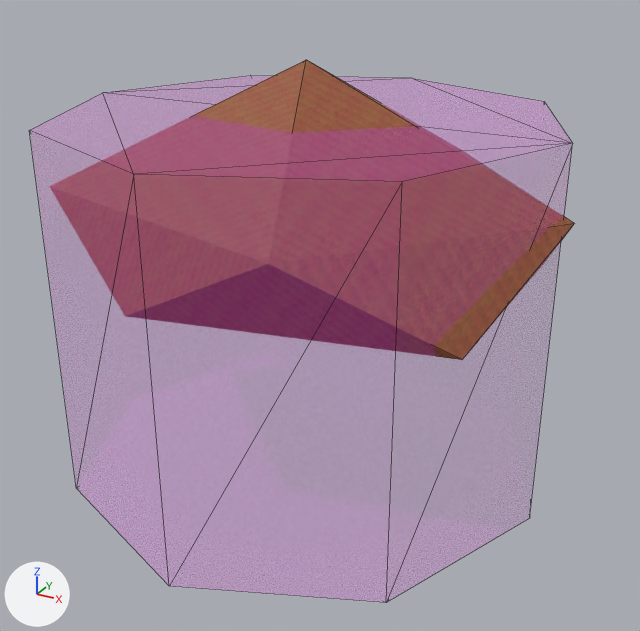
A saved change to the COLLADA model beamng-props/rocks/export/dae/rock_med_red_a.dae.
Camera for both pictures: a 50 mm camera at (0.938, -1.647, 1.202) aimed at (0.035, -0.005, 0.381). Arrows for +X, +Y and +Z are at lower left; the lights stay in place. The picture after the commit comes second. Mesh edges are drawn as thin lines. Where no turn or scale is listed for an object, it has been applied to the vertices.

The scene before the commit, as lines of its bpy script (objects in view):
```python
me_colmesh_rock_1 = bpy.data.meshes.new('Colmesh_rock-1')
me_colmesh_rock_1.from_pydata(...)  # an 8-sided cylinder along z spanning x -0.562..0.562, y -0.562..0.562, z -0.418..0.418
me_colmesh_rock_1.materials.append(mat_colmesh_material)  # pink #ff00ff
me_rock_med_red_a_a800 = bpy.data.meshes.new('rock_med_red_a_a800')
me_rock_med_red_a_a800.from_pydata(...)  # 12 vertices, 20 faces; spans x -0.604..0.583, y -0.432..0.468, z 0.02..0.469
me_rock_med_red_a_a800.materials.append(mat_rock_006)  # picture img_rock_red_png
ob_colmesh_rock_1 = bpy.data.objects.new('Colmesh_rock-1', me_colmesh_rock_1)
ob_colmesh_rock_1.location = (0.0, 0.0, 0.418)
ob_rock_med_red_a_a800 = bpy.data.objects.new('rock_med_red_a_a800', me_rock_med_red_a_a800)
ob_rock_med_red_a_a800.location = (0.0, 0.0, 0.48)
```
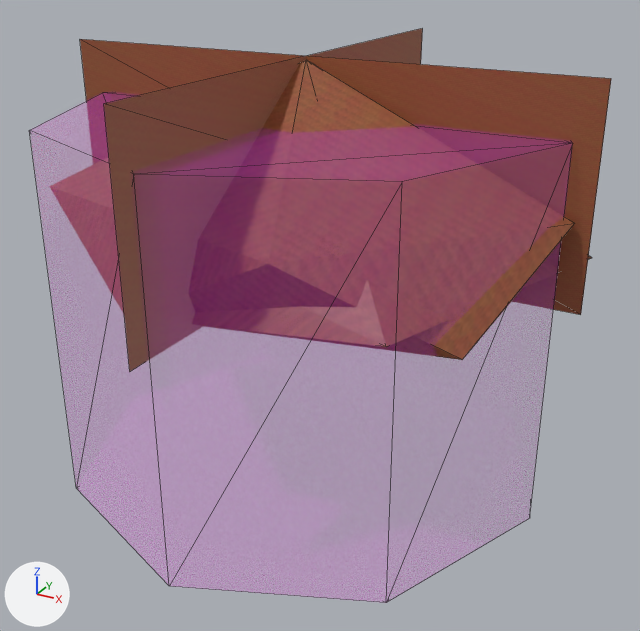
The newer file is also turned or shifted as a whole; pictures and numbers use the older file's frame.

Where the change shows, as pixel boxes [x1, y1, x2, y2] in the pictures (640 x 631 px):
'rock_med_red_a_a50', added (brown): after [80, 28, 611, 371]
'rock_med_red_a_a200', added: after [382, 256, 592, 347]

The change in detail:
Mesh me_rock_med_red_a_a50 is new.
It has 8 vertices, 4 faces and spans x -0.624..0.624, y -0.605..0.642, z 0.496..0.954.
It uses material mat_rock_006 (picture img_rock_red_png).
Mesh me_rock_med_red_a_a200 is new.
It has 7 vertices, 10 faces and spans x -0.584..0.613, y -0.432..0.521, z 0.5..0.949.
It uses material mat_rock_006 (picture img_rock_red_png).
Object 'rock_med_red_a_a50' (ob_rock_med_red_a_a50) is new; it shows me_rock_med_red_a_a50.
Its location is (-0.01, 0.0, 0.0).
Object 'rock_med_red_a_a200' (ob_rock_med_red_a_a200) is new; it shows me_rock_med_red_a_a200.
Its location is (-0.01, 0.0, 0.0).
